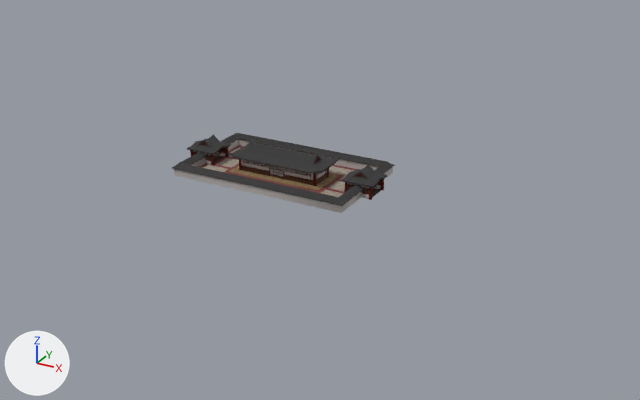
Renders of the Blender file res/models/level1/level1.blend from each side of a commit.
The view is the same before and after, from a 50 mm camera at (100.4, -164.9, 77.9) aimed at (12.3, -4.7, -2.2). The axes (+X, +Y, +Z) are drawn at lower left. The lights are the same throughout.
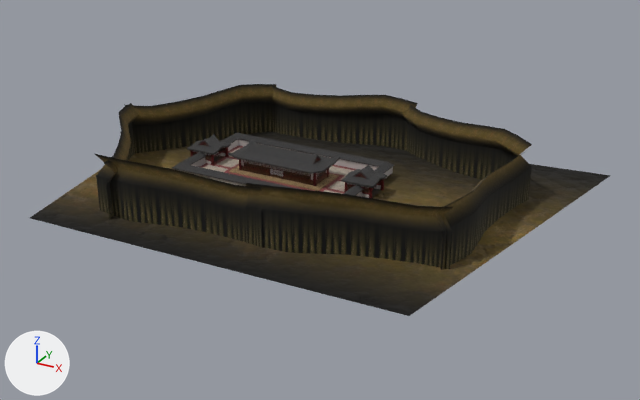
Commit message: update level1

Changed parts and their boxes (x1, y1, x2, y2) in the pictures (640 x 400 px):
'Plane.102', added: after (30, 132, 611, 316)
'Plane.094', added: after (246, 206, 452, 269)
'Plane.091', added: after (96, 176, 263, 248)
'Plane.101', added: after (246, 183, 453, 231)
'Plane', added: after (272, 104, 407, 151)
'Plane.093', added (black): after (132, 102, 272, 153)
'Plane.098', added: after (95, 154, 263, 211)
'Plane.089', added: after (406, 122, 517, 180)
'Plane.090', added (black): after (441, 166, 532, 270)
'Plane.100', added: after (124, 84, 276, 125)
'Plane.095', added: after (272, 86, 418, 118)
'Plane.096', added: after (401, 105, 532, 157)
'Plane.097', added: after (435, 150, 531, 231)
'Plane.099', added: after (104, 103, 139, 185)
'Plane.092', added: after (106, 123, 135, 220)
'Plane.088', added: after (244, 163, 325, 180)
'Plane.032', unchanged, covered by the edit: before (173, 158, 362, 213); after (174, 158, 362, 197)

What changed in the scene script:
```text
Add mat_moss:
    mat_moss = bpy.data.materials.new('moss')
    # uses the picture img_moss_darkened_albedo_png
    # uses the picture img_moss_normal_png
    # uses the picture img_moss_roughness_png
Add ob_plane_102:
    ob_plane_102 = bpy.data.objects.new('Plane.102', me_plane_135)  # 4 vertices, 1 face; spans x -49.9..66.8, y -45.1..38.5, z 0.0
    ob_plane_102.location = (0.0, 0.0, -1.0)
Add ob_plane_101:
    ob_plane_101 = bpy.data.objects.new('Plane.101', me_plane_134)  # 27 vertices, 16 faces; spans x -20.2..20.1, y -2.4..1.7, z 5.9..12.7
    ob_plane_101.location = (30.9, -28.4, 0.0)
    ob_plane_101.rotation_euler = (0.0, 0.0, 3.362)  # degrees (0, 0, 193)
Add ob_plane_100:
    ob_plane_100 = bpy.data.objects.new('Plane.100', me_plane_133)  # 27 vertices, 16 faces; spans x -20.2..20.1, y -2.7..1.7, z 5.9..12.7
    ob_plane_100.location = (-30.4, 11.3, 0.0)
    ob_plane_100.rotation_euler = (0.0, 0.0, 0.935)  # degrees (0, 0, 54)
Add ob_plane_099:
    ob_plane_099 = bpy.data.objects.new('Plane.099', me_plane_132)  # 27 vertices, 16 faces; spans x -20.2..20.1, y -2.9..1.7, z 5.9..12.7
    ob_plane_099.location = (-30.7, -20.5, 0.0)
    ob_plane_099.rotation_euler = (0.0, 0.0, 2.124)  # degrees (0, 0, 122)
Add ob_plane_098:
    ob_plane_098 = bpy.data.objects.new('Plane.098', me_plane_131)  # 27 vertices, 16 faces; spans x -20.2..20.1, y -2.4..1.7, z 5.9..12.7
    ob_plane_098.location = (-5.3, -33.9, 0.0)
    ob_plane_098.rotation_euler = (0.0, 0.0, 3.179)  # degrees (0, 0, 182)
Add ob_plane_097:
    ob_plane_097 = bpy.data.objects.new('Plane.097', me_plane_130)  # 27 vertices, 16 faces; spans x -20.2..20.1, y -3.1..1.7, z 5.9..12.7
    ob_plane_097.location = (51.5, -4.9, 0.0)
    ob_plane_097.rotation_euler = (0.0, 0.0, -1.693)  # degrees (0, 0, -97)
Add ob_plane_096:
    ob_plane_096 = bpy.data.objects.new('Plane.096', me_plane_129)  # 27 vertices, 16 faces; spans x -20.2..20.1, y -2.7..1.7, z 5.9..12.7
    ob_plane_096.location = (35.3, 23.0, 0.0)
    ob_plane_096.rotation_euler = (0.0, 0.0, -0.42)  # degrees (0, 0, -24)
Add ob_plane_095:
    ob_plane_095 = bpy.data.objects.new('Plane.095', me_plane_128)  # 27 vertices, 16 faces; spans x -20.2..20.1, y -2.5..1.7, z 5.9..12.7
    ob_plane_095.location = (0.6, 28.4, 0.0)
    ob_plane_095.rotation_euler = (0.0, 0.0, 0.0834)  # degrees (0, 0, 4.8)
Add ob_plane_094:
    ob_plane_094 = bpy.data.objects.new('Plane.094', me_plane_127)  # 18 vertices, 8 faces; spans x -20.2..20.1, y -0.9..1.7, z -3.1..7.7; in mat_trees_bg (picture img_trees_bg_albedo_png)
    ob_plane_094.location = (30.9, -28.4, 0.0)
    ob_plane_094.rotation_euler = (0.0, 0.0, 3.362)  # degrees (0, 0, 193)
Add ob_plane_093:
    ob_plane_093 = bpy.data.objects.new('Plane.093', me_plane_127.copy())
    ob_plane_093.location = (-30.4, 11.3, 0.0)
    ob_plane_093.rotation_euler = (0.0, 0.0, 0.935)  # degrees (0, 0, 54)
Add ob_plane_092:
    ob_plane_092 = bpy.data.objects.new('Plane.092', me_plane_127.copy())
    ob_plane_092.location = (-30.7, -20.5, 0.0)
    ob_plane_092.rotation_euler = (0.0, 0.0, 2.124)  # degrees (0, 0, 122)
Add ob_plane_091:
    ob_plane_091 = bpy.data.objects.new('Plane.091', me_plane_127.copy())
    ob_plane_091.location = (-5.3, -33.9, 0.0)
    ob_plane_091.rotation_euler = (0.0, 0.0, 3.179)  # degrees (0, 0, 182)
Add ob_plane_090:
    ob_plane_090 = bpy.data.objects.new('Plane.090', me_plane_127.copy())
    ob_plane_090.location = (51.5, -4.9, 0.0)
    ob_plane_090.rotation_euler = (0.0, 0.0, -1.693)  # degrees (0, 0, -97)
Add ob_plane_089:
    ob_plane_089 = bpy.data.objects.new('Plane.089', me_plane_127.copy())
    ob_plane_089.location = (35.3, 23.0, 0.0)
    ob_plane_089.rotation_euler = (0.0, 0.0, -0.42)  # degrees (0, 0, -24)
Add ob_plane:
    ob_plane = bpy.data.objects.new('Plane', me_plane_127.copy())
    ob_plane.location = (0.6, 28.4, 0.0)
    ob_plane.rotation_euler = (0.0, 0.0, 0.0834)  # degrees (0, 0, 4.8)
Add ob_plane_088:
    ob_plane_088 = bpy.data.objects.new('Plane.088', me_plane_120)  # 24 vertices, 6 faces; spans x -10.0..10.0, y -3.0..3.0, z 1.0..2.0
    ob_plane_088.location = (0.0, 0.0, 0.2)
```
